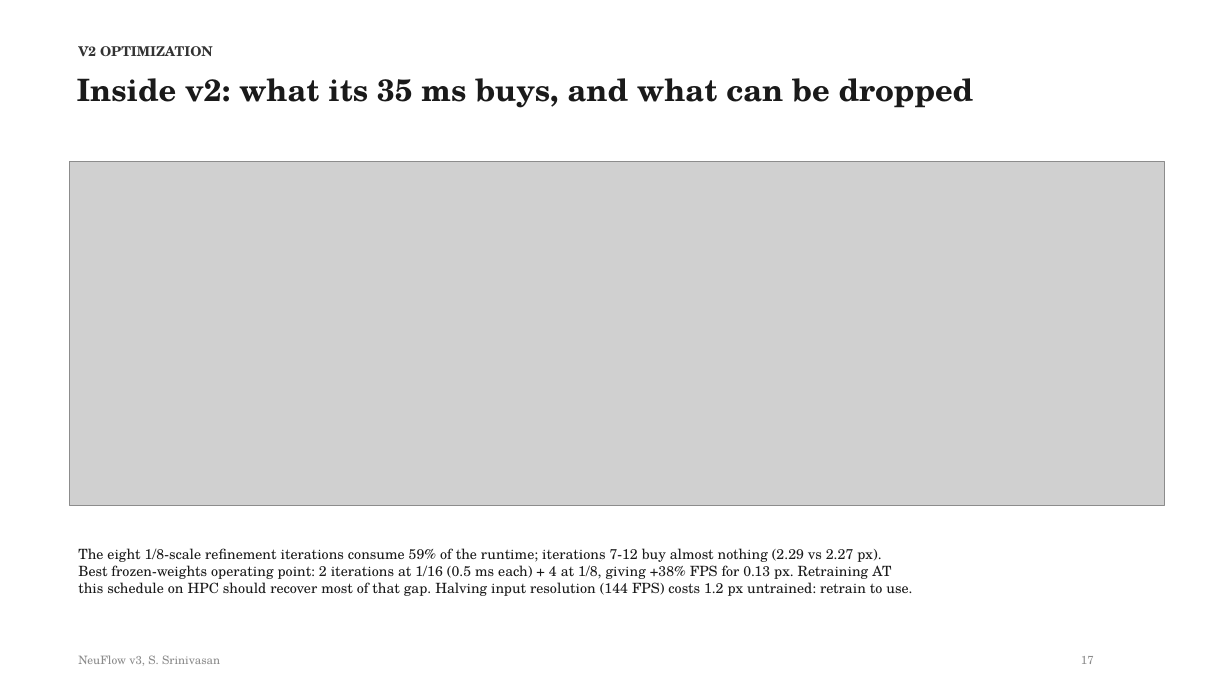
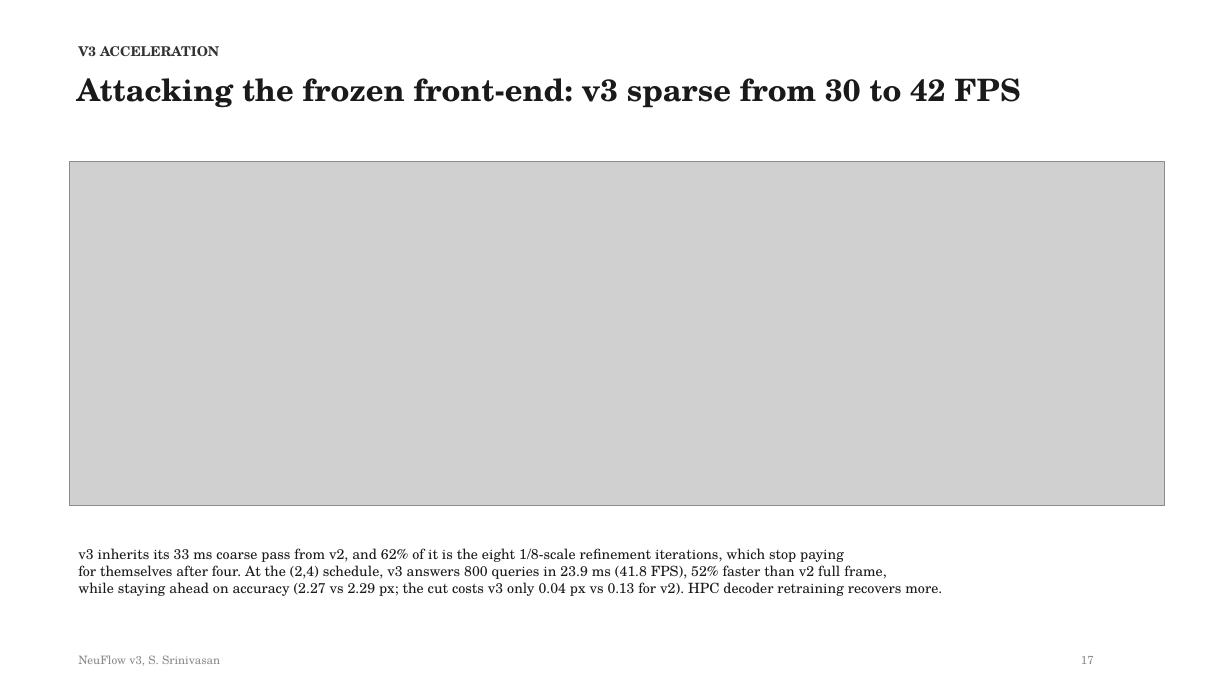
Before and after one commit to shrirag10/Neuflowv3, a slide deck: slide 17 of docs/NeuFlow_v3_status.pptx. Drawn at 1232x693 pixels with LibreOffice and Linux fonts; fonts in the diff are those of the drawing; grey boxes stand for pictures. Boxes give left, top, right and bottom in pixels: in the first picture for what was removed or moved away, otherwise in the second. Text is boxed around its words. In the diff, an @@ line names an element or a change of style, - is before the commit and + after.

Commit message:
Correct framing: iteration cut accelerates v3 itself; measured v3 (2,4) = 41.8 FPS sparse at 2.27 EPE
v3's frozen front-end is the bottleneck (33 of 35 ms). At (2,4) refinement the decoder
loses only 0.04 px (vs 0.13 for v2's upsampler) and v3 sparse runs 52% faster than v2
full frame while remaining more accurate.

```diff
--- a/docs/NeuFlow_v3_status.pptx
+++ b/docs/NeuFlow_v3_status.pptx
@@ text at (78, 46, 219, 56): text changed @@
-V2 OPTIMIZATION
+V3 ACCELERATION
@@ text at (77, 78, 1020, 108): text changed @@
-Inside v2: what its 35 ms buys, and what can be dropped
+Attacking the frozen front-end: v3 sparse from 30 to 42 FPS
@@ text at (78, 548, 942, 596): text changed @@
-The eight 1/8-scale refinement iterations consume 59% of the runtime; iterations 7-12 buy almost nothing (2.29 vs 2.27 px).
-Best frozen-weights operating point: 2 iterations at 1/16 (0.5 ms each) + 4 at 1/8, giving +38% FPS for 0.13 px. Retraining AT
-this schedule on HPC should recover most of that gap. Halving input resolution (144 FPS) costs 1.2 px untrained: retrain to use.
+v3 inherits its 33 ms coarse pass from v2, and 62% of it is the eight 1/8-scale refinement iterations, which stop paying
+for themselves after four. At the (2,4) schedule, v3 answers 800 queries in 23.9 ms (41.8 FPS), 52% faster than v2 full frame,
+while staying ahead on accuracy (2.27 vs 2.29 px; the cut costs v3 only 0.04 px vs 0.13 for v2). HPC decoder retraining recovers more.
```
Also in this commit, not shown: 1 other file.
